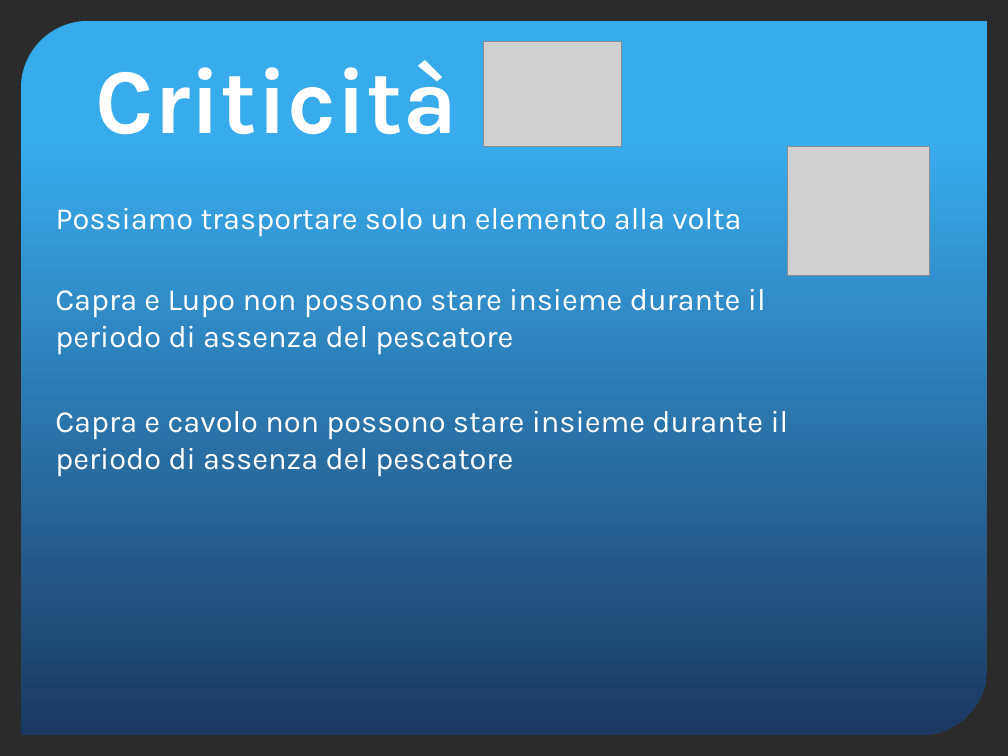
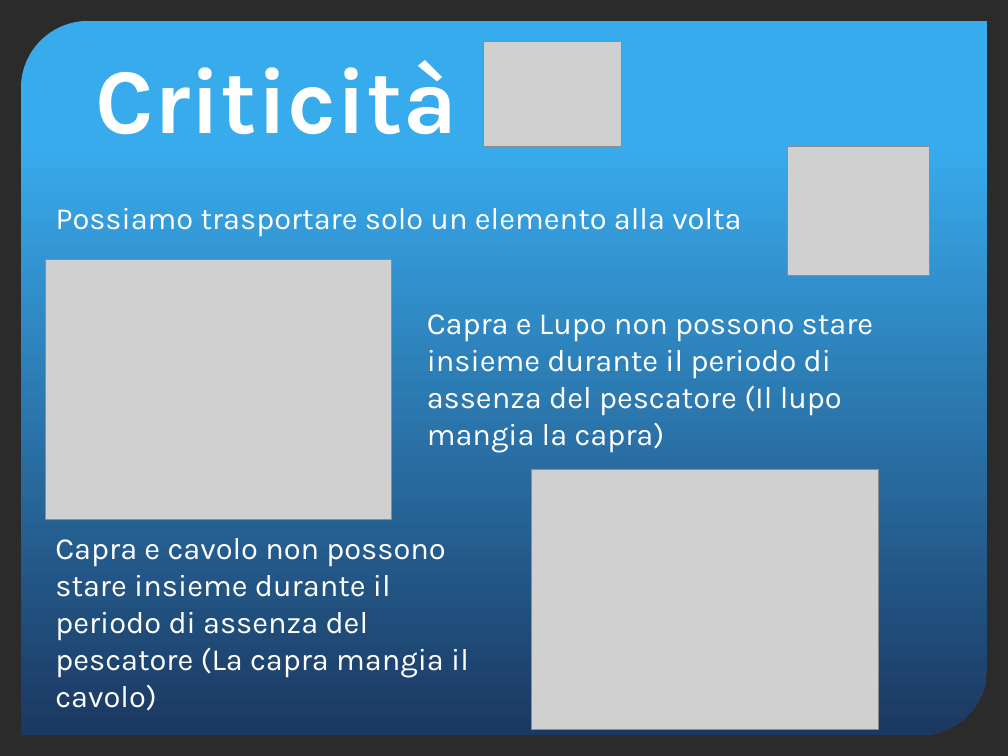
Before and after one commit to yan0z/ISW, a slide deck: slide 5 of Quesito4-presentazione.pptx. Drawn at 1008x756 pixels with LibreOffice and Linux fonts; fonts in the diff are those of the drawing; grey boxes stand for pictures; background and template pictures are left out; a plain dark background stands for a picture behind light text. Boxes give left, top, right and bottom in pixels: in the first picture for what was removed or moved away, otherwise in the second. Text is boxed around its words. In the diff, an @@ line names an element or a change of style, - is before the commit and + after.

```diff
--- a/Quesito4-presentazione.pptx
+++ b/Quesito4-presentazione.pptx
@@ picture added at [45, 259, 391, 519] @@
@@ text at [427, 314, 874, 453]: text changed @@
-Capra e Lupo non possono stare insieme durante il periodo di assenza del pescatore
+Capra e Lupo non possono stare insieme durante il periodo di assenza del pescatore (Il lupo mangia la capra)
@@ picture added at [531, 470, 879, 730] @@
@@ text at [55, 538, 469, 711]: text changed @@
-Capra e cavolo non possono stare insieme durante il periodo di assenza del pescatore
+Capra e cavolo non possono stare insieme durante il periodo di assenza del pescatore (La capra mangia il cavolo)
```
Also in this commit, not shown: 9 other slides changed, 1 slide removed.
